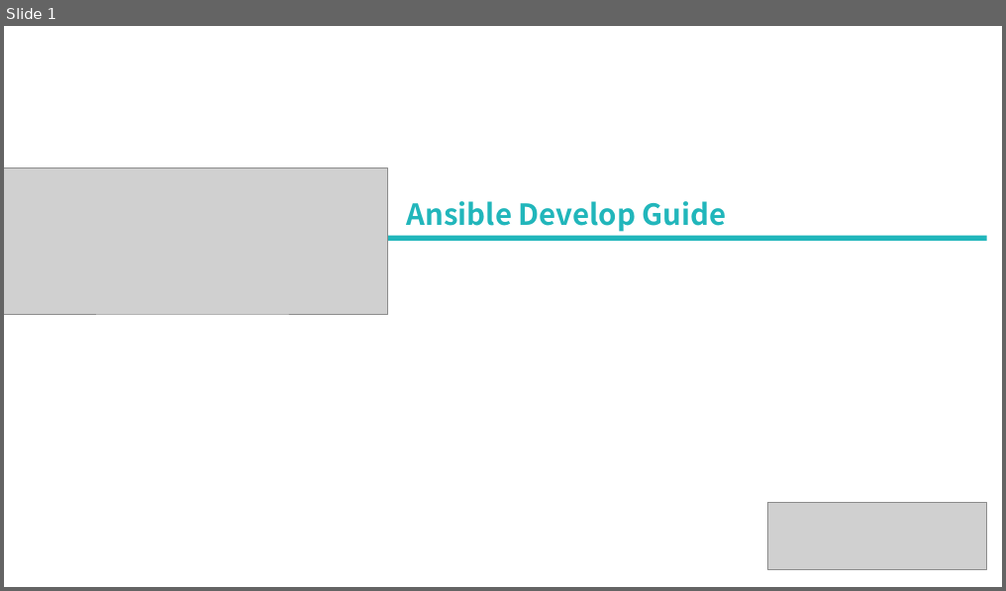
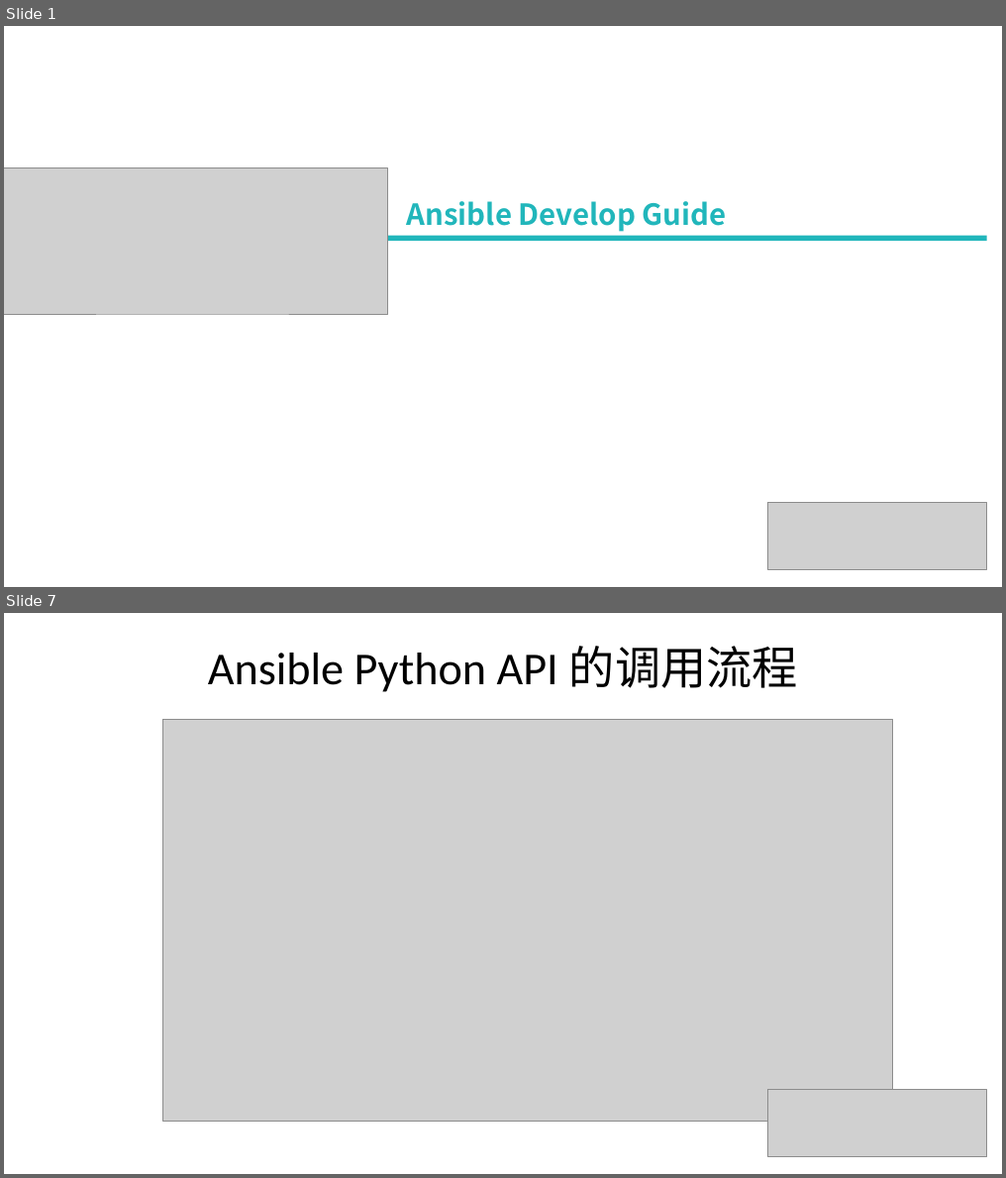
Before and after one commit to leeyan85/ansible-develop, a slide deck: 06-Ansible develop.pptx. Shown one above the other, each under a label of ours: slide 1 before the commit, slides 1 and 7 after it; the slides between them are not shown. The pictures are 1006x591 and 1006x1178 pixels, drawn with LibreOffice and Linux fonts; fonts in the diff are those of the drawing; grey boxes stand for pictures. Boxes give left, top, right and bottom in pixels: in the first picture for what was removed or moved away, otherwise in the second. Text is boxed around its words. In the diff, an @@ line names an element or a change of style, - is before the commit and + after.

```diff
--- a/06-Ansible develop.pptx
+++ b/06-Ansible develop.pptx
@@ slide 7 added at <box>4,613,1002,1174</box>, background #FFFFFF @@
@@ title added at <box>208,646,798,692</box>, 44 pt, text #000000 @@
+Ansible Python API 的调用流程
@@ picture added at <box>162,720,893,1122</box> @@
@@ picture added at <box>767,1090,987,1157</box> @@
```
Also in this commit, not shown: 6 slides changed, 2 slides removed, 8 other files.
